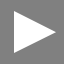
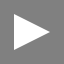
Two versions of the same layered image (64px x 64px). Layer-by-layer changes:
renamed "Shape 1" to "Disabled", painted on it over [14, 11, 56, 53]
